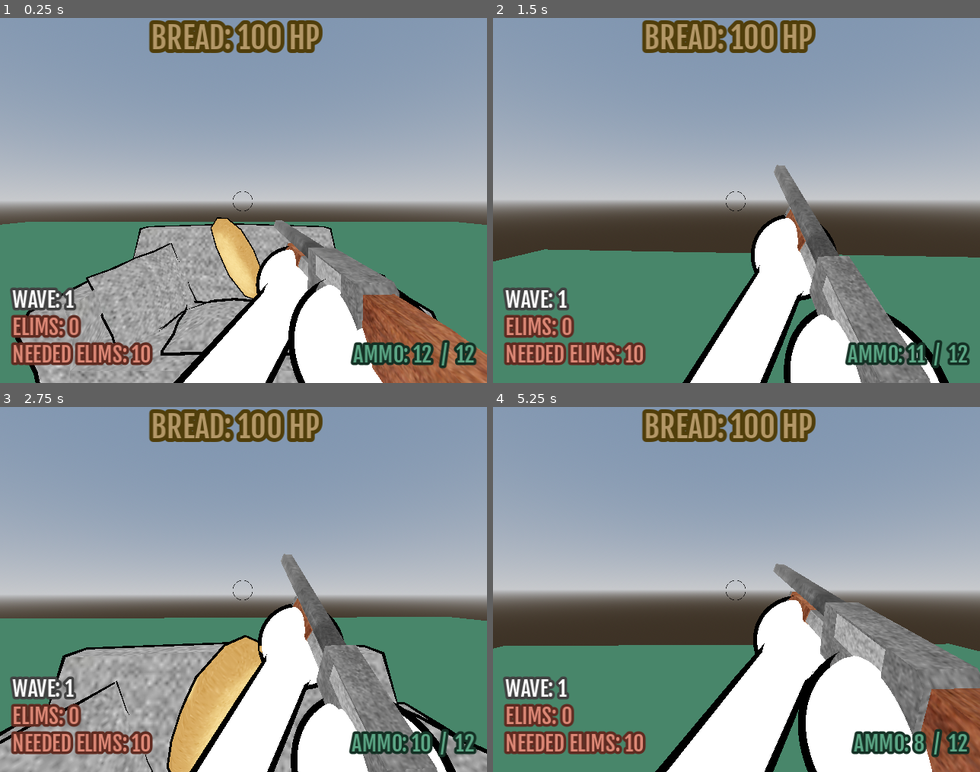
Above: before the commit, frames 1-4 (two rows, left to right).
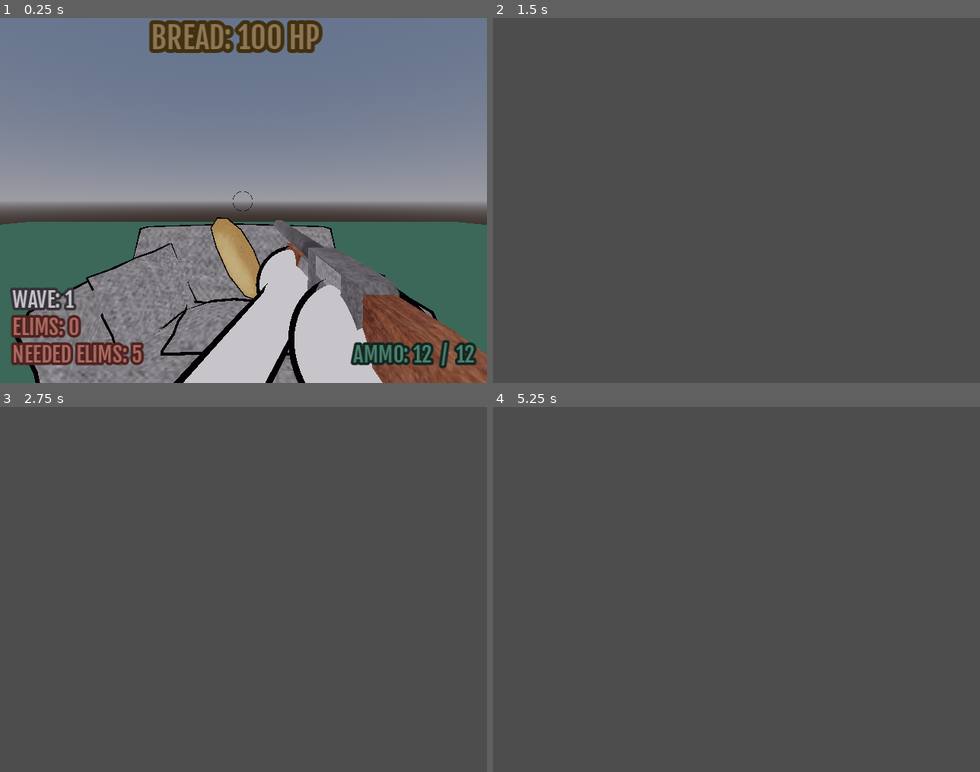
Above: after the commit, the same moments.

Repository: wireframe-vision/towerdefence
Game: Godot game, scene res://Scenes/game.tscn
The game is run twice, just before and just after one commit, with the same random seed, the same clock (stepped at 60 frames per second) and the same inputs.
Inputs (mouse positions are in pixels of both pictures, inside the frame that each line leads up to):
- Up to frame 1 (0.25 s): no input
- Up to frame 2 (1.5 s): move the mouse to (760, 200) at 0.52 s; hold W (Forward) from 0.53 s (still down); click (760, 200) at 0.6 s; tap Space (jump) at 0.77 s; move the mouse to (712, 200) at 1.27 s; click (712, 200) at 1.35 s
- Up to frame 3 (2.75 s): keep holding W (Forward); tap Space (jump) at 1.52 s; move the mouse to (253, 582) at 2.02 s; click (253, 582) at 2.1 s
- Up to frame 4 (5.25 s): keep holding W (Forward); move the mouse to (731, 596) at 2.77 s; click (731, 596) at 2.85 s; tap Space (jump) at 3.02, 3.77, 4.52 s; move the mouse to (775, 593) at 3.52 s; click (775, 593) at 3.6 s; tap R (Reload) at 4.15 s; move the mouse to (697, 585) at 4.27 s; click (697, 585) at 4.35 s; move the mouse to (741, 589) at 5.02 s; click (741, 589) at 5.1 s

The runs differ from the first frame. In frame 1, 90% of the frame differs, in the area x 0-100%, y 0-100%; in frame 2, 96%; in frame 3, 96%; in frame 4, 97%.

Commit message:
correction of last commit

Diff:
--- a/Scenes/game.tscn
+++ b/Scenes/game.tscn
@@ -31,14 +31,50 @@
 sky = SubResource("Sky_83jt1")
 tonemap_mode = 2
 
+[sub_resource type="Animation" id="Animation_rdvy4"]
+length = 0.001
+tracks/0/type = "value"
+tracks/0/imported = false
+tracks/0/enabled = true
+tracks/0/path = NodePath("Fade:color")
+tracks/0/interp = 1
+tracks/0/loop_wrap = true
+tracks/0/keys = {
+"times": PackedFloat32Array(0),
+"transitions": PackedFloat32Array(1),
+"update": 0,
+"values": [Color(0.0627451, 0.027451, 0.109804, 1)]
+}
+
+[sub_resource type="Animation" id="Animation_khqk4"]
+resource_name = "fade"
+tracks/0/type = "value"
+tracks/0/imported = false
+tracks/0/enabled = true
+tracks/0/path = NodePath("Fade:color")
+tracks/0/interp = 1
+tracks/0/loop_wrap = true
+tracks/0/keys = {
+"times": PackedFloat32Array(0, 1),
+"transitions": PackedFloat32Array(1, 0),
+"update": 0,
+"values": [Color(0.0627451, 0.027451, 0.109804, 0), Color(0.0627451, 0.027451, 0.109804, 1)]
+}
+
+[sub_resource type="AnimationLibrary" id="AnimationLibrary_twsau"]
+_data = {
+"RESET": SubResource("Animation_rdvy4"),
+"fade": SubResource("Animation_khqk4")
+}
+
 [node name="Game" type="Node3D"]
 script = ExtResource("1_y3e53")
-wave_number = 15
-squirrel_spawn_min = 2.0
-squirrel_spawn_max = 3.0
-wave_spawn_multi = 0.8
-squirrel_per_wave = 10
-squirrel_per_wave_multi = 1.5
+wave_number = 10
+squirrel_spawn_min = 3.0
+squirrel_spawn_max = 4.0
+wave_spawn_multi = 0.9
+squirrel_per_wave = 5
+squirrel_per_wave_multi = 1.3
 squirrel_speed = 2.0
 squirrel_speed_multi = 1.2
 squirrel_damage = 1
@@ -130,4 +166,18 @@
 theme_override_font_sizes/font_size = 14
 text = "NEEDED ELIMS: 10"
 
+[node name="Fade" type="ColorRect" parent="CanvasLayer"]
+z_index = 4096
+anchors_preset = 15
+anchor_right = 1.0
+anchor_bottom = 1.0
+grow_horizontal = 2
+grow_vertical = 2
+color = Color(0.0627451, 0.027451, 0.109804, 1)
+
+[node name="AnimationPlayer" type="AnimationPlayer" parent="CanvasLayer"]
+libraries = {
+"": SubResource("AnimationLibrary_twsau")
+}
+
 [connection signal="timeout" from="SquirrelSpawnTimer" to="." method="_on_squirrel_spawn_timer_timeout"]
--- /dev/null
+++ b/Scenes/loss.tscn
@@ -0,0 +1,3 @@
+[gd_scene format=3 uid="uid://dysxyggn5hxma"]
+
+[node name="Loss" type="CanvasLayer"]
--- /dev/null
+++ b/Scenes/main_menu.tscn
@@ -0,0 +1,3 @@
+[gd_scene format=3 uid="uid://xk8gt31bacx6"]
+
+[node name="MainMenu" type="CanvasLayer"]
--- a/Scenes/player.tscn
+++ b/Scenes/player.tscn
@@ -359,6 +359,255 @@
 "values": [Vector3(0, 0, 0), Vector3(0, 0, 0), Vector3(0, 0, 1.8), Vector3(0, 0, 0), Vector3(0, 0, 0)]
 }
 
+[sub_resource type="Animation" id="Animation_nq3cd"]
+resource_name = "load_shell"
+length = 0.4
+tracks/0/type = "value"
+tracks/0/imported = false
+tracks/0/enabled = true
+tracks/0/path = NodePath(".:rotation")
+tracks/0/interp = 1
+tracks/0/loop_wrap = true
+tracks/0/keys = {
+"times": PackedFloat32Array(),
+"transitions": PackedFloat32Array(),
+"update": 0,
+"values": []
+}
+tracks/1/type = "value"
+tracks/1/imported = false
+tracks/1/enabled = true
+tracks/1/path = NodePath("Visuals:position")
+tracks/1/interp = 1
+tracks/1/loop_wrap = true
+tracks/1/keys = {
+"times": PackedFloat32Array(0.4),
+"transitions": PackedFloat32Array(0),
+"update": 0,
+"values": [Vector3(0, 0, 0)]
+}
+tracks/2/type = "value"
+tracks/2/imported = false
+tracks/2/enabled = true
+tracks/2/path = NodePath("Visuals:rotation")
+tracks/2/interp = 1
+tracks/2/loop_wrap = true
+tracks/2/keys = {
+"times": PackedFloat32Array(0.4),
+"transitions": PackedFloat32Array(0),
+"update": 0,
+"values": [Vector3(0, 0, 0)]
+}
+tracks/3/type = "value"
+tracks/3/imported = false
+tracks/3/enabled = true
+tracks/3/path = NodePath("Visuals/RightHand:position")
+tracks/3/interp = 1
+tracks/3/loop_wrap = true
+tracks/3/keys = {
+"times": PackedFloat32Array(0.4),
+"transitions": PackedFloat32Array(0),
+"update": 0,
+"values": [Vector3(1.46, -3.185, 5.45)]
+}
+tracks/4/type = "value"
+tracks/4/imported = false
+tracks/4/enabled = true
+tracks/4/path = NodePath("Visuals/RightHand:rotation")
+tracks/4/interp = 1
+tracks/4/loop_wrap = true
+tracks/4/keys = {
+"times": PackedFloat32Array(0.4),
+"transitions": PackedFloat32Array(0),
+"update": 0,
+"values": [Vector3(0.1309, -0.122173, 0)]
+}
+tracks/5/type = "value"
+tracks/5/imported = false
+tracks/5/enabled = true
+tracks/5/path = NodePath("Visuals/LeftHand:position")
+tracks/5/interp = 1
+tracks/5/loop_wrap = true
+tracks/5/keys = {
+"times": PackedFloat32Array(0, 0.1, 0.2, 0.3, 0.4),
+"transitions": PackedFloat32Array(0, 0, 0, 0, 0),
+"update": 0,
+"values": [Vector3(-13.79, -12.545, 0), Vector3(-9.32, -3.6, 3.43), Vector3(-6.325, -2.56, 3.43), Vector3(-4.37, -1.22, 3.43), Vector3(-13.79, -12.545, 0)]
+}
+tracks/6/type = "value"
+tracks/6/imported = false
+tracks/6/enabled = true
+tracks/6/path = NodePath("Visuals/LeftHand:rotation")
+tracks/6/interp = 1
+tracks/6/loop_wrap = true
+tracks/6/keys = {
+"times": PackedFloat32Array(0, 0.1, 0.2, 0.3, 0.4),
+"transitions": PackedFloat32Array(0, 0, 0, 0, 0),
+"update": 0,
+"values": [Vector3(0.113446, -0.584685, 0), Vector3(0.113446, -0.584685, 0), Vector3(-0.0959931, -0.575959, -0.462512), Vector3(0.113446, -0.706858, 0), Vector3(0.113446, -0.584685, 0)]
+}
+tracks/7/type = "value"
+tracks/7/imported = false
+tracks/7/enabled = true
+tracks/7/path = NodePath("Visuals/shotgun3:position")
+tracks/7/interp = 1
+tracks/7/loop_wrap = true
+tracks/7/keys = {
+"times": PackedFloat32Array(0.4),
+"transitions": PackedFloat32Array(0),
+"update": 0,
+"values": [Vector3(1.6, 0.93, 0)]
+}
+tracks/8/type = "value"
+tracks/8/imported = false
+tracks/8/enabled = true
+tracks/8/path = NodePath("Visuals/shotgun3:rotation")
+tracks/8/interp = 1
+tracks/8/loop_wrap = true
+tracks/8/keys = {
+"times": PackedFloat32Array(0.4),
+"transitions": PackedFloat32Array(0),
+"update": 0,
+"values": [Vector3(1.78024, 1.01229, -0.165806)]
+}
+tracks/9/type = "value"
+tracks/9/imported = false
+tracks/9/enabled = true
+tracks/9/path = NodePath("Visuals/LeftHand/shell:visible")
+tracks/9/interp = 1
+tracks/9/loop_wrap = true
+tracks/9/keys = {
+"times": PackedFloat32Array(0, 0.1, 0.2, 0.3),
+"transitions": PackedFloat32Array(0, 0, 0, 0),
+"update": 1,
+"values": [false, true, true, false]
+}
+tracks/10/type = "method"
+tracks/10/imported = false
+tracks/10/enabled = true
+tracks/10/path = NodePath(".")
+tracks/10/interp = 1
+tracks/10/loop_wrap = true
+tracks/10/keys = {
+"times": PackedFloat32Array(0.2),
+"transitions": PackedFloat32Array(1),
+"values": [{
+"args": [ExtResource("8_31ssr"), 0],
+"method": &"play_sound"
+}]
+}
+
+[sub_resource type="Animation" id="Animation_v3mol"]
+resource_name = "pump"
+tracks/0/type = "value"
+tracks/0/imported = false
+tracks/0/enabled = true
+tracks/0/path = NodePath("Visuals:position")
+tracks/0/interp = 1
+tracks/0/loop_wrap = true
+tracks/0/keys = {
+"times": PackedFloat32Array(0.7, 0.8, 1),
+"transitions": PackedFloat32Array(0, 0, 0),
+"update": 0,
+"values": [Vector3(0, 0, 0), Vector3(0, -0.205, 0), Vector3(0, 0, 0)]
+}
+tracks/1/type = "value"
+tracks/1/imported = false
+tracks/1/enabled = true
+tracks/1/path = NodePath("Visuals:rotation")
+tracks/1/interp = 1
+tracks/1/loop_wrap = true
+tracks/1/keys = {
+"times": PackedFloat32Array(0.7, 1),
+"transitions": PackedFloat32Array(0, 0),
+"update": 0,
+"values": [Vector3(0, 0, 0), Vector3(0, 0, 0)]
+}
+tracks/2/type = "value"
+tracks/2/imported = false
+tracks/2/enabled = true
+tracks/2/path = NodePath("Visuals/RightHand:position")
+tracks/2/interp = 1
+tracks/2/loop_wrap = true
+tracks/2/keys = {
+"times": PackedFloat32Array(0.7, 1),
+"transitions": PackedFloat32Array(0, 0),
+"update": 0,
+"values": [Vector3(1.46, -3.185, 5.45), Vector3(4.05, -3.15, 5.45)]
+}
+tracks/3/type = "value"
+tracks/3/imported = false
+tracks/3/enabled = true
+tracks/3/path = NodePath("Visuals/RightHand:rotation")
+tracks/3/interp = 1
+tracks/3/loop_wrap = true
+tracks/3/keys = {
+"times": PackedFloat32Array(0.7, 1),
+"transitions": PackedFloat32Array(0, 0),
+"update": 0,
+"values": [Vector3(0.1309, -0.122173, 0), Vector3(0.270526, 0.698132, 0)]
+}
+tracks/4/type = "value"
+tracks/4/imported = false
+tracks/4/enabled = true
+tracks/4/path = NodePath("Visuals/LeftHand:position")
+tracks/4/interp = 1
+tracks/4/loop_wrap = true
+tracks/4/keys = {
+"times": PackedFloat32Array(0, 0.1, 0.3, 0.5, 0.7, 1),
+"transitions": PackedFloat32Array(0, 0, 0, 0, 0, 0),
+"update": 0,
+"values": [Vector3(-13.79, -12.545, 0), Vector3(-2.605, 0.99, 3.22), Vector3(-3.195, -0.48, 3.22), Vector3(-2.605, 0.99, 3.22), Vector3(-13.79, -12.545, 0), Vector3(-3.55, -2.7, 0)]
+}
+tracks/5/type = "value"
+tracks/5/imported = false
+tracks/5/enabled = true
+tracks/5/path = NodePath("Visuals/LeftHand:rotation")
+tracks/5/interp = 1
+tracks/5/loop_wrap = true
+tracks/5/keys = {
+"times": PackedFloat32Array(0, 0.1, 0.3, 0.5, 0.7, 1),
+"transitions": PackedFloat32Array(0, 0, 0, 0, 0, 0),
+"update": 0,
+"values": [Vector3(0.113446, -0.584685, 0), Vector3(0.916298, -0.767945, 0), Vector3(0.916298, -0.767945, 0), Vector3(0.916298, -0.767945, 0), Vector3(0.113446, -0.584685, 0), Vector3(0.113446, -0.584685, 0)]
+}
+tracks/6/type = "value"
+tracks/6/imported = false
+tracks/6/enabled = true
+tracks/6/path = NodePath("Visuals/shotgun3:position")
+tracks/6/interp = 1
+tracks/6/loop_wrap = true
+tracks/6/keys = {
+"times": PackedFloat32Array(0.7, 1),
+"transitions": PackedFloat32Array(0, 0),
+"update": 0,
+"values": [Vector3(1.6, 0.93, 0), Vector3(0, 0, 0)]
+}
+tracks/7/type = "value"
+tracks/7/imported = false
+tracks/7/enabled = true
+tracks/7/path = NodePath("Visuals/shotgun3:rotation")
+tracks/7/interp = 1
+tracks/7/loop_wrap = true
+tracks/7/keys = {
+"times": PackedFloat32Array(0.7, 1),
+"transitions": PackedFloat32Array(0, 0),
+"update": 0,
+"values": [Vector3(1.78024, 1.01229, -0.165806), Vector3(0, -4.03897e-28, -2.32831e-10)]
+}
+tracks/8/type = "value"
+tracks/8/imported = false
+tracks/8/enabled = true
+tracks/8/path = NodePath("Visuals/shotgun3/pump:position")
+tracks/8/interp = 1
+tracks/8/loop_wrap = true
+tracks/8/keys = {
+"times": PackedFloat32Array(0.1, 0.3, 0.5),
+"transitions": PackedFloat32Array(0, 0, 0),
+"update": 0,
+"values": [Vector3(0, 0, 0), Vector3(0, 0, 1.8), Vector3(0, 0, 0)]
+}
+
 [sub_resource type="Animation" id="Animation_lhdbc"]
 resource_name = "reload"
 length = 0.3
@@ -471,255 +720,6 @@
 "values": [Vector3(0, -4.03897e-28, -2.32831e-10), Vector3(1.78024, 1.01229, -0.165806)]
 }
 
-[sub_resource type="Animation" id="Animation_nq3cd"]
-resource_name = "load_shell"
-length = 0.4
-tracks/0/type = "value"
-tracks/0/imported = false
-tracks/0/enabled = true
-tracks/0/path = NodePath(".:rotation")
-tracks/0/interp = 1
-tracks/0/loop_wrap = true
-tracks/0/keys = {
-"times": PackedFloat32Array(),
-"transitions": PackedFloat32Array(),
-"update": 0,
-"values": []
-}
-tracks/1/type = "value"
-tracks/1/imported = false
-tracks/1/enabled = true
-tracks/1/path = NodePath("Visuals:position")
-tracks/1/interp = 1
-tracks/1/loop_wrap = true
-tracks/1/keys = {
-"times": PackedFloat32Array(0.4),
-"transitions": PackedFloat32Array(0),
-"update": 0,
-"values": [Vector3(0, 0, 0)]
-}
-tracks/2/type = "value"
-tracks/2/imported = false
-tracks/2/enabled = true
-tracks/2/path = NodePath("Visuals:rotation")
-tracks/2/interp = 1
-tracks/2/loop_wrap = true
-tracks/2/keys = {
-"times": PackedFloat32Array(0.4),
-"transitions": PackedFloat32Array(0),
-"update": 0,
-"values": [Vector3(0, 0, 0)]
-}
-tracks/3/type = "value"
-tracks/3/imported = false
-tracks/3/enabled = true
-tracks/3/path = NodePath("Visuals/RightHand:position")
-tracks/3/interp = 1
-tracks/3/loop_wrap = true
-tracks/3/keys = {
-"times": PackedFloat32Array(0.4),
-"transitions": PackedFloat32Array(0),
-"update": 0,
-"values": [Vector3(1.46, -3.185, 5.45)]
-}
-tracks/4/type = "value"
-tracks/4/imported = false
-tracks/4/enabled = true
-tracks/4/path = NodePath("Visuals/RightHand:rotation")
-tracks/4/interp = 1
-tracks/4/loop_wrap = true
-tracks/4/keys = {
-"times": PackedFloat32Array(0.4),
-"transitions": PackedFloat32Array(0),
-"update": 0,
-"values": [Vector3(0.1309, -0.122173, 0)]
-}
-tracks/5/type = "value"
-tracks/5/imported = false
-tracks/5/enabled = true
-tracks/5/path = NodePath("Visuals/LeftHand:position")
-tracks/5/interp = 1
-tracks/5/loop_wrap = true
-tracks/5/keys = {
-"times": PackedFloat32Array(0, 0.1, 0.2, 0.3, 0.4),
-"transitions": PackedFloat32Array(0, 0, 0, 0, 0),
-"update": 0,
-"values": [Vector3(-13.79, -12.545, 0), Vector3(-9.32, -3.6, 3.43), Vector3(-6.325, -2.56, 3.43), Vector3(-4.37, -1.22, 3.43), Vector3(-13.79, -12.545, 0)]
-}
-tracks/6/type = "value"
-tracks/6/imported = false
-tracks/6/enabled = true
-tracks/6/path = NodePath("Visuals/LeftHand:rotation")
-tracks/6/interp = 1
-tracks/6/loop_wrap = true
-tracks/6/keys = {
-"times": PackedFloat32Array(0, 0.1, 0.2, 0.3, 0.4),
-"transitions": PackedFloat32Array(0, 0, 0, 0, 0),
-"update": 0,
-"values": [Vector3(0.113446, -0.584685, 0), Vector3(0.113446, -0.584685, 0), Vector3(-0.0959931, -0.575959, -0.462512), Vector3(0.113446, -0.706858, 0), Vector3(0.113446, -0.584685, 0)]
-}
-tracks/7/type = "value"
-tracks/7/imported = false
-tracks/7/enabled = true
-tracks/7/path = NodePath("Visuals/shotgun3:position")
-tracks/7/interp = 1
-tracks/7/loop_wrap = true
-tracks/7/keys = {
-"times": PackedFloat32Array(0.4),
-"transitions": PackedFloat32Array(0),
-"update": 0,
-"values": [Vector3(1.6, 0.93, 0)]
-}
-tracks/8/type = "value"
-tracks/8/imported = false
-tracks/8/enabled = true
-tracks/8/path = NodePath("Visuals/shotgun3:rotation")
-tracks/8/interp = 1
-tracks/8/loop_wrap = true
-tracks/8/keys = {
-"times": PackedFloat32Array(0.4),
-"transitions": PackedFloat32Array(0),
-"update": 0,
-"values": [Vector3(1.78024, 1.01229, -0.165806)]
-}
-tracks/9/type = "value"
-tracks/9/imported = false
-tracks/9/enabled = true
-tracks/9/path = NodePath("Visuals/LeftHand/shell:visible")
-tracks/9/interp = 1
-tracks/9/loop_wrap = true
-tracks/9/keys = {
-"times": PackedFloat32Array(0, 0.1, 0.2, 0.3),
-"transitions": PackedFloat32Array(0, 0, 0, 0),
-"update": 1,
-"values": [false, true, true, false]
-}
-tracks/10/type = "method"
-tracks/10/imported = false
-tracks/10/enabled = true
-tracks/10/path = NodePath(".")
-tracks/10/interp = 1
-tracks/10/loop_wrap = true
-tracks/10/keys = {
-"times": PackedFloat32Array(0.2),
-"transitions": PackedFloat32Array(1),
-"values": [{
-"args": [ExtResource("8_31ssr"), 0],
-"method": &"play_sound"
-}]
-}
-
-[sub_resource type="Animation" id="Animation_v3mol"]
-resource_name = "pump"
-tracks/0/type = "value"
-tracks/0/imported = false
-tracks/0/enabled = true
-tracks/0/path = NodePath("Visuals:position")
-tracks/0/interp = 1
-tracks/0/loop_wrap = true
-tracks/0/keys = {
-"times": PackedFloat32Array(0.7, 0.8, 1),
-"transitions": PackedFloat32Array(0, 0, 0),
-"update": 0,
-"values": [Vector3(0, 0, 0), Vector3(0, -0.205, 0), Vector3(0, 0, 0)]
-}
-tracks/1/type = "value"
-tracks/1/imported = false
-tracks/1/enabled = true
-tracks/1/path = NodePath("Visuals:rotation")
-tracks/1/interp = 1
-tracks/1/loop_wrap = true
-tracks/1/keys = {
-"times": PackedFloat32Array(0.7, 1),
-"transitions": PackedFloat32Array(0, 0),
-"update": 0,
-"values": [Vector3(0, 0, 0), Vector3(0, 0, 0)]
-}
-tracks/2/type = "value"
-tracks/2/imported = false
-tracks/2/enabled = true
-tracks/2/path = NodePath("Visuals/RightHand:position")
-tracks/2/interp = 1
-tracks/2/loop_wrap = true
-tracks/2/keys = {
-"times": PackedFloat32Array(0.7, 1),
-"transitions": PackedFloat32Array(0, 0),
-"update": 0,
-"values": [Vector3(1.46, -3.185, 5.45), Vector3(4.05, -3.15, 5.45)]
-}
-tracks/3/type = "value"
-tracks/3/imported = false
-tracks/3/enabled = true
-tracks/3/path = NodePath("Visuals/RightHand:rotation")
-tracks/3/interp = 1
-tracks/3/loop_wrap = true
-tracks/3/keys = {
-"times": PackedFloat32Array(0.7, 1),
-"transitions": PackedFloat32Array(0, 0),
-"update": 0,
-"values": [Vector3(0.1309, -0.122173, 0), Vector3(0.270526, 0.698132, 0)]
-}
-tracks/4/type = "value"
-tracks/4/imported = false
-tracks/4/enabled = true
-tracks/4/path = NodePath("Visuals/LeftHand:position")
-tracks/4/interp = 1
-tracks/4/loop_wrap = true
-tracks/4/keys = {
-"times": PackedFloat32Array(0, 0.1, 0.3, 0.5, 0.7, 1),
-"transitions": PackedFloat32Array(0, 0, 0, 0, 0, 0),
-"update": 0,
-"values": [Vector3(-13.79, -12.545, 0), Vector3(-2.605, 0.99, 3.22), Vector3(-3.195, -0.48, 3.22), Vector3(-2.605, 0.99, 3.22), Vector3(-13.79, -12.545, 0), Vector3(-3.55, -2.7, 0)]
-}
-tracks/5/type = "value"
-tracks/5/imported = false
-tracks/5/enabled = true
-tracks/5/path = NodePath("Visuals/LeftHand:rotation")
-tracks/5/interp = 1
-tracks/5/loop_wrap = true
-tracks/5/keys = {
-"times": PackedFloat32Array(0, 0.1, 0.3, 0.5, 0.7, 1),
-"transitions": PackedFloat32Array(0, 0, 0, 0, 0, 0),
-"update": 0,
-"values": [Vector3(0.113446, -0.584685, 0), Vector3(0.916298, -0.767945, 0), Vector3(0.916298, -0.767945, 0), Vector3(0.916298, -0.767945, 0), Vector3(0.113446, -0.584685, 0), Vector3(0.113446, -0.584685, 0)]
-}
-tracks/6/type = "value"
-tracks/6/imported = false
-tracks/6/enabled = true
-tracks/6/path = NodePath("Visuals/shotgun3:position")
-tracks/6/interp = 1
-tracks/6/loop_wrap = true
-tracks/6/keys = {
-"times": PackedFloat32Array(0.7, 1),
-"transitions": PackedFloat32Array(0, 0),
-"update": 0,
-"values": [Vector3(1.6, 0.93, 0), Vector3(0, 0, 0)]
-}
-tracks/7/type = "value"
-tracks/7/imported = false
-tracks/7/enabled = true
-tracks/7/path = NodePath("Visuals/shotgun3:rotation")
-tracks/7/interp = 1
-tracks/7/loop_wrap = true
-tracks/7/keys = {
-"times": PackedFloat32Array(0.7, 1),
-"transitions": PackedFloat32Array(0, 0),
-"update": 0,
-"values": [Vector3(1.78024, 1.01229, -0.165806), Vector3(0, -4.03897e-28, -2.32831e-10)]
-}
-tracks/8/type = "value"
-tracks/8/imported = false
-tracks/8/enabled = true
-tracks/8/path = NodePath("Visuals/shotgun3/pump:position")
-tracks/8/interp = 1
-tracks/8/loop_wrap = true
-tracks/8/keys = {
-"times": PackedFloat32Array(0.1, 0.3, 0.5),
-"transitions": PackedFloat32Array(0, 0, 0),
-"update": 0,
-"values": [Vector3(0, 0, 0), Vector3(0, 0, 1.8), Vector3(0, 0, 0)]
-}
-
 [sub_resource type="AnimationLibrary" id="AnimationLibrary_8p6rj"]
 _data = {
 "RESET": SubResource("Animation_rnc2j"),
@@ -755,10 +755,10 @@
 transform = Transform3D(0.1, 0, 0, 0, 0.1, 0, 0, 0, 0.1, 0, 0, 0)
 
 [node name="RightHand" parent="Head/Camera3D/Hand/Shotgun/Visuals" instance=ExtResource("5_ipfge")]
-transform = Transform3D(7.66044, 1.71778, 6.1941, 0, 9.6363, -2.67239, -6.42788, 2.04716, 7.38184, 4.05, -3.15, 5.45)
+transform = Transform3D(7.66044, 1.71777, 6.1941, 0, 9.6363, -2.67238, -6.42788, 2.04716, 7.38184, 4.05, -3.15, 5.45)
 
 [node name="LeftHand" parent="Head/Camera3D/Hand/Shotgun/Visuals" instance=ExtResource("5_ipfge")]
-transform = Transform3D(8.33886, -0.62481, -5.48389, 0, 9.93572, -1.13203, 5.51937, 0.943986, 8.28526, -3.55, -2.7, -9.53674e-07)
+transform = Transform3D(8.33886, -0.624808, -5.48389, 0, 9.93572, -1.13203, 5.51937, 0.943983, 8.28526, -3.55, -2.7, -9.53674e-07)
 
 [node name="shell" type="MeshInstance3D" parent="Head/Camera3D/Hand/Shotgun/Visuals/LeftHand"]
 transform = Transform3D(0.0647913, 0.0186089, 0.043079, -0.0260689, 0.0753393, 0.00666341, -0.0390193, -0.0194344, 0.0670805, 0.0712223, 0.198778, -0.712881)
@@ -767,7 +767,7 @@
 skeleton = NodePath("")
 
 [node name="shotgun3" type="MeshInstance3D" parent="Head/Camera3D/Hand/Shotgun/Visuals"]
-transform = Transform3D(1, 2.32831e-10, -4.03897e-28, -2.32831e-10, 1, 0, 4.03897e-28, 9.40395e-38, 1, 0, 0, 0)
+transform = Transform3D(1, 2.32831e-10, -4.03897e-28, -2.32831e-10, 1, 0, 4.03897e-28, 9.40397e-38, 1, 0, 0, 0)
 mesh = SubResource("ArrayMesh_8gqvd")
 skeleton = NodePath("")
 
@@ -777,7 +777,6 @@
 skeleton = NodePath("")
 
 [node name="eject" type="MeshInstance3D" parent="Head/Camera3D/Hand/Shotgun/Visuals/shotgun3"]
-transform = Transform3D(1, 0, 0, 0, 1, 0, 0, 0, 1, 0, 0, 0)
 mesh = SubResource("ArrayMesh_susu3")
 skeleton = NodePath("")
 
--- /dev/null
+++ b/Scenes/victory.tscn
@@ -0,0 +1,3 @@
+[gd_scene format=3 uid="uid://lr76ys0hnlpa"]
+
+[node name="Victory" type="CanvasLayer"]
--- a/Scripts/GameManager.gd
+++ b/Scripts/GameManager.gd
@@ -24,7 +24,8 @@
 
 func _ready() -> void:
 	randomize()
-	start()
+	#start()
+	endGame(true)
 
 @onready var waveLabel = $CanvasLayer/HBoxContainer/WaveLabel
 @onready var elimsLabel: Label = $CanvasLayer/HBoxContainer/ElimsLabel
@@ -64,7 +65,7 @@
 		canSpawn = true
 
 	else:
-		get_tree().quit()
+		endGame(true)
 
 func squirrelEliminated():
 	squirrelsEliminated += 1
@@ -73,3 +74,11 @@
 
 func _on_squirrel_spawn_timer_timeout() -> void:
 	spawnSquirrel()
+
+func endGame(won):
+	$CanvasLayer/AnimationPlayer.play("fade")
+	await $CanvasLayer/AnimationPlayer.animation_finished
+	if won:
+		get_tree().change_scene_to_file("res://Scenes/victory.tscn")
+	else:
+		get_tree().change_scene_to_file("res://Scenes/loss.tscn")
--- a/Scripts/couch.gd
+++ b/Scripts/couch.gd
@@ -6,6 +6,8 @@
 
 func _process(delta: float) -> void:
 	healthLabel.text = "BREAD: %s HP" % Health
+	if Health <= 0:
+		owner.endGame(false)
 
 func _on_area_3d_body_entered(body: Node3D) -> void:
 	print(body)
--- a/Scripts/shotgun.gd
+++ b/Scripts/shotgun.gd
@@ -25,16 +25,33 @@
 		checkForTargetHit("squirrel")
 		anim.play("fire")
 		canFire = false
+		canReload = false
 		await anim.animation_finished
 		canFire = true
 
+var canReload = true
+var reloading = false
 func reload():
-	if Input.is_action_just_pressed("Reload") and not currentAmmo == maxAmmo and canFire:
+	if Input.is_action_just_pressed("Reload") and not currentAmmo == maxAmmo and canFire and not reloading:
 		canFire = false
+		canReload = true
+		reloading = true
 		anim.play("reload")
 		await anim.animation_finished
-		currentAmmo = maxAmmo
+		var shellsNeeded = maxAmmo - currentAmmo
+		for i in range(shellsNeeded):
+			if canReload:
+				anim.play("load_shell")
+				await anim.animation_finished
+				currentAmmo += 1
+			else:
+				return
+
+		anim.play("pump")
+		await anim.animation_finished
 		canFire = true
+		reloading = false
+
 
 func checkForTargetHit(group: String):
 	if playerRay.is_colliding():
--- a/Scripts/squirrel.gd
+++ b/Scripts/squirrel.gd
@@ -9,7 +9,6 @@
 @export var target: Node
 var foundBread = false
 var eatingBread = false
-
 
 func _physics_process(delta):
 
Not shown: 1 places in Scenes/game.tscn that only renumber resources
